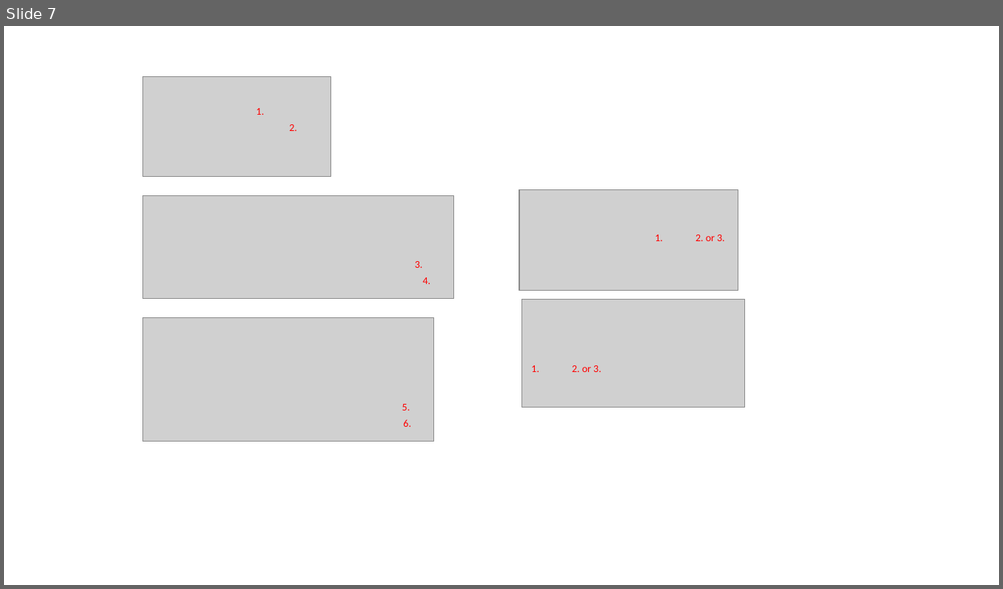
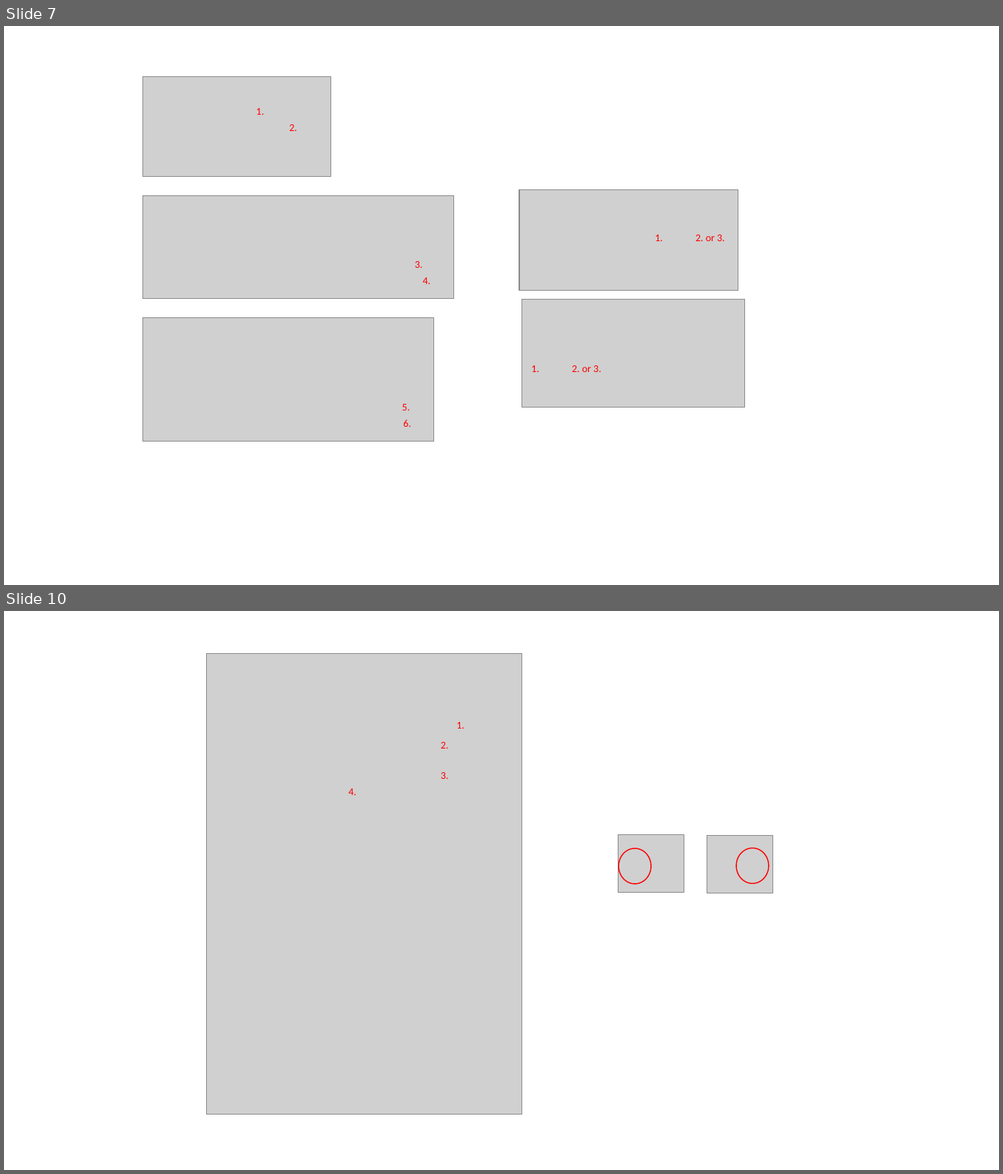
Before and after one commit to APEbbers/TitleBlock-WB, a slide deck: Temp/Scheme and pictures.pptx. Shown one above the other, each under a label of ours: slide 7 before the commit, slides 7 and 10 after it; the slides between them are not shown. The pictures are 1003x589 and 1003x1174 pixels, drawn with LibreOffice and Linux fonts; fonts in the diff are those of the drawing; grey boxes stand for pictures. Boxes give left, top, right and bottom in pixels: in the first picture for what was removed or moved away, otherwise in the second. Text is boxed around its words. In the diff, an @@ line names an element or a change of style, - is before the commit and + after.

```diff
--- a/Temp/Scheme and pictures.pptx
+++ b/Temp/Scheme and pictures.pptx
@@ slide 10 added at box(4, 611, 999, 1170), background #FFFFFF @@
@@ picture added at box(206, 653, 521, 1115) @@
@@ text added at box(441, 742, 449, 749), 10 pt, text #FF0000 @@
+2.
@@ text added at box(456, 722, 464, 729), 10 pt, text #FF0000 @@
+1.
@@ text added at box(441, 772, 449, 779), 10 pt, text #FF0000 @@
+3.
@@ text added at box(348, 789, 356, 795), 10 pt, text #FF0000 @@
+4.
@@ picture added at box(618, 834, 684, 892) @@
@@ ellipse added at box(619, 849, 651, 884), outline #FF0000 1 pt @@
@@ picture added at box(707, 835, 772, 893) @@
@@ ellipse added at box(736, 849, 768, 884), outline #FF0000 1 pt @@
```
Also in this commit, not shown: 2 other slides added, 4 other files.
